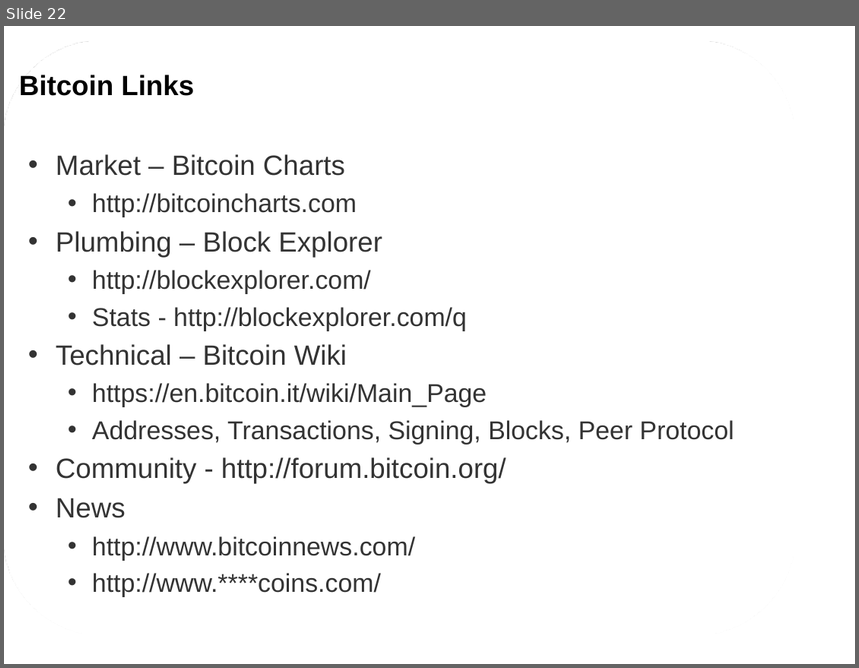
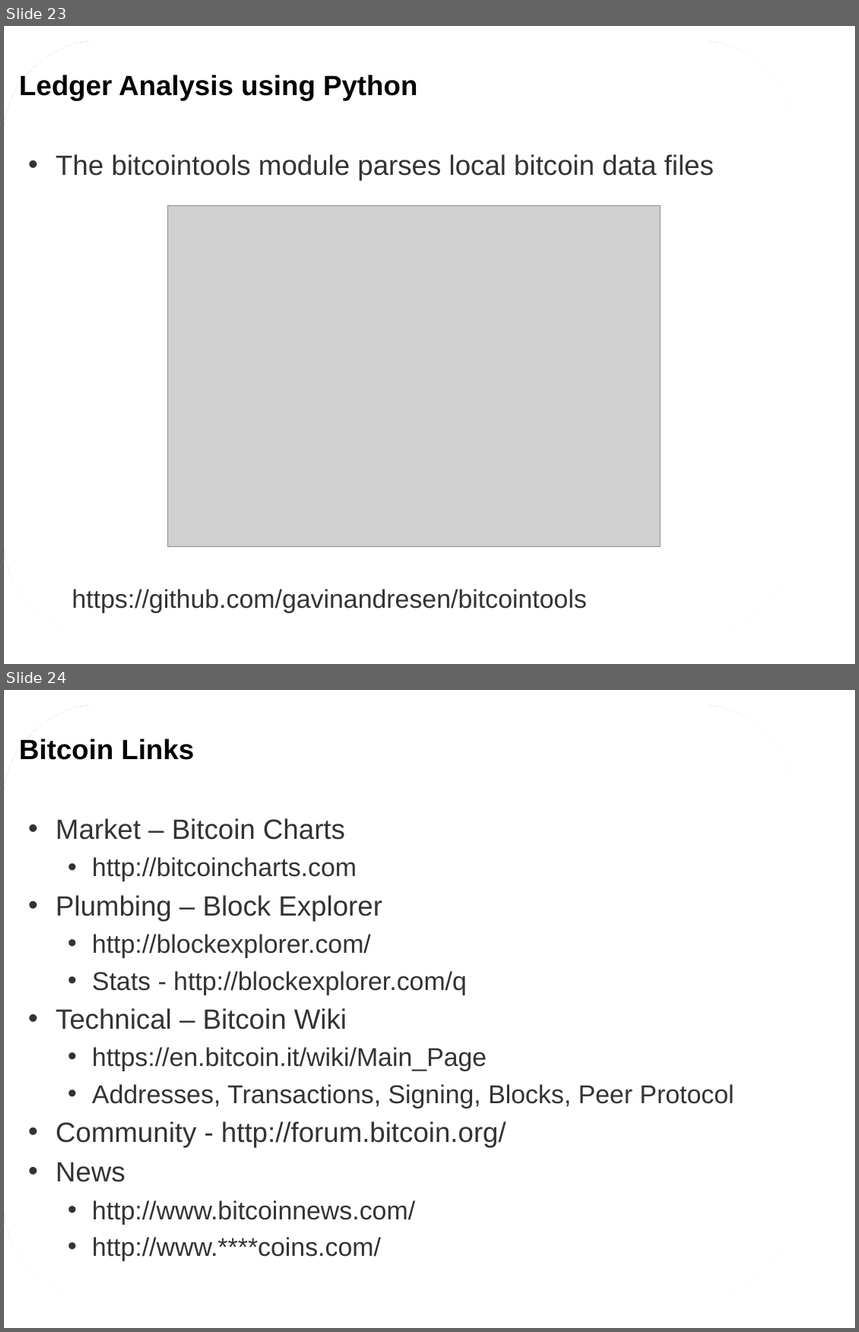
Before and after one commit to davesteele/python-bitcoin-talk, a slide deck: PythonBitcoinTalk.odp. Shown one above the other, each under a label of ours: slide 22 before the commit, slides 23 and 24 after it. The pictures are 859x668 and 859x1332 pixels, drawn with LibreOffice and Linux fonts; fonts in the diff are those of the drawing; grey boxes stand for pictures; background and template pictures are left out. Boxes give left, top, right and bottom in pixels: in the first picture for what was removed or moved away, otherwise in the second. Text is boxed around its words. In the diff, an @@ line names an element or a change of style, - is before the commit and + after.

```diff
--- a/PythonBitcoinTalk.odp
+++ b/PythonBitcoinTalk.odp
@@ slide 23 added at box(4, 26, 855, 664), background picture (left out); not listed: 1 template element that a slide beside it also shows @@
@@ title added at box(19, 75, 417, 100), 26 pt, text #000000, bold @@
+Ledger Analysis using Python
@@ text added at box(56, 154, 714, 180), 26 pt, text #333333 @@
+• The bitcointools module parses local bitcoin data files
@@ picture added at box(167, 206, 661, 547) @@
@@ text added at box(72, 589, 587, 613), 24 pt, text #333333 @@
+https://github.com/gavinandresen/bitcointools
@@ page number added at box(776, 634, 841, 664), 18 pt, text #FFFFFF @@
+23
@@ what was slide 22 is now slide 24 @@
```
Also in this commit, not shown: 1 slide changed, 2 other slides added, 1 slide removed, 51 other files.
